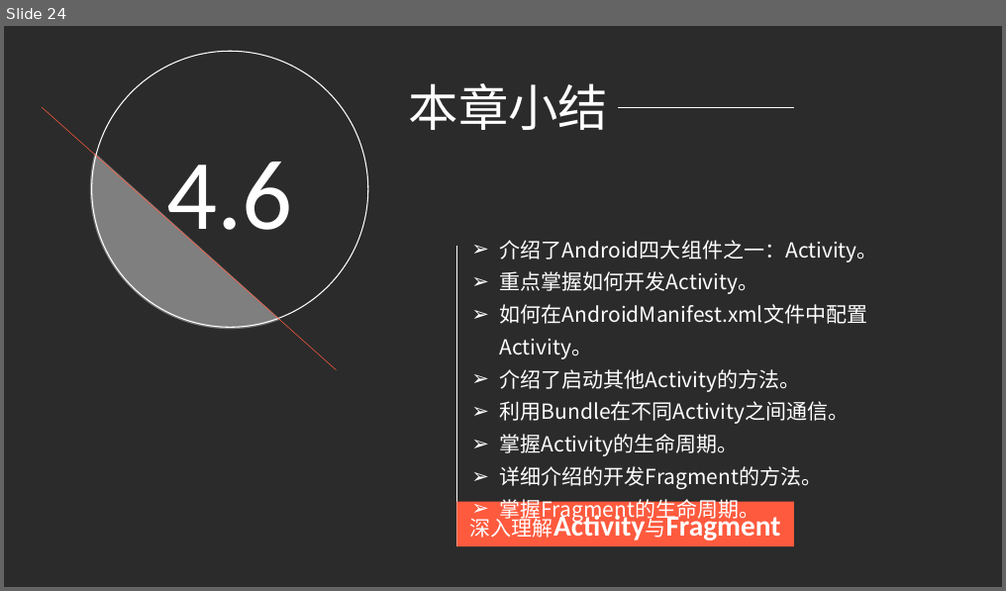
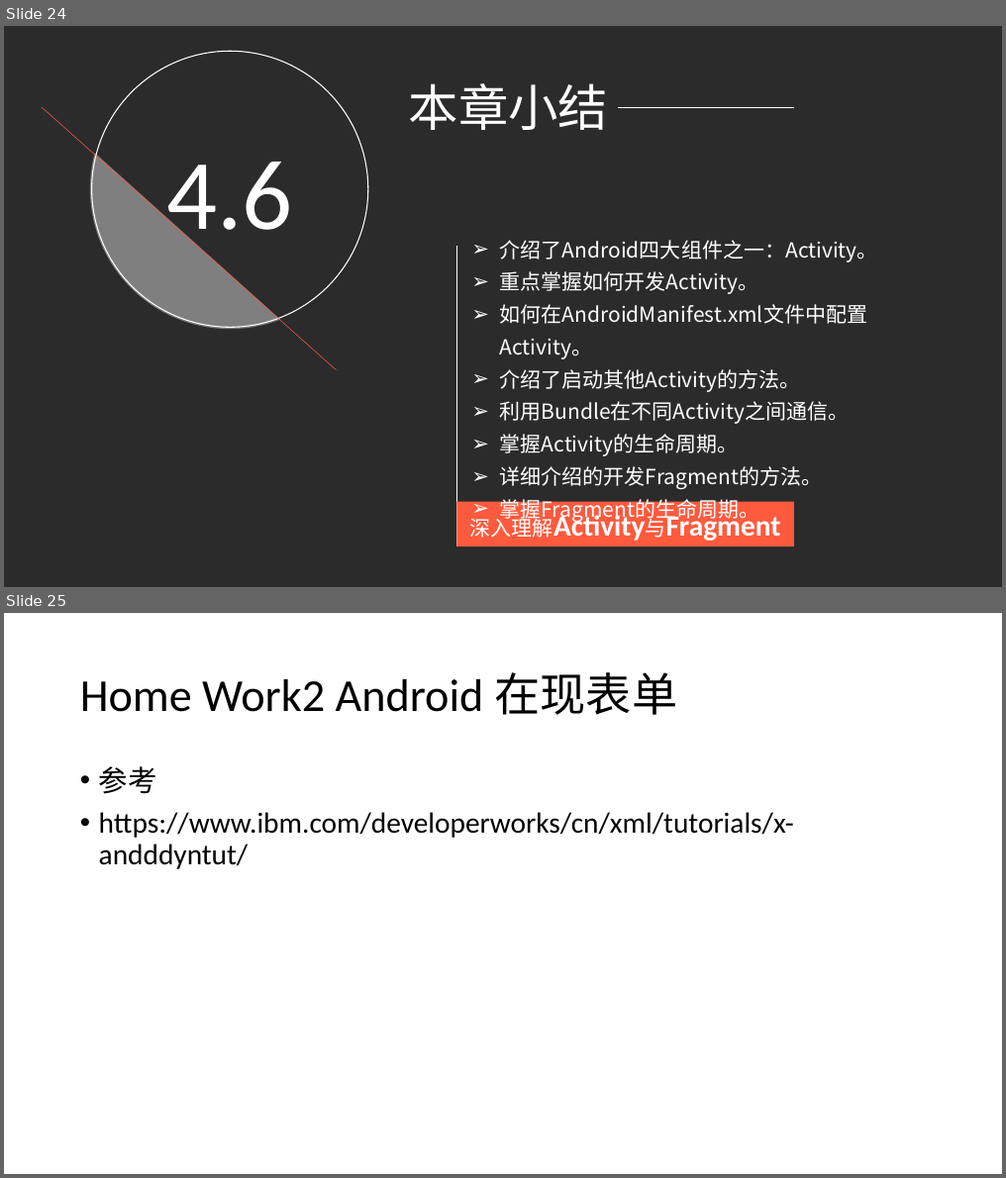
Before and after one commit to djuanbei/18Android1, a slide deck: ppt/ch4.pptx. Shown one above the other, each under a label of ours: slide 24 before the commit, slides 24 and 25 after it. The pictures are 1006x591 and 1006x1178 pixels, drawn with LibreOffice and Linux fonts; fonts in the diff are those of the drawing; background and template pictures are left out; a plain dark background stands for a picture behind light text. Boxes give left, top, right and bottom in pixels: in the first picture for what was removed or moved away, otherwise in the second. Text is boxed around its words. In the diff, an @@ line names an element or a change of style, - is before the commit and + after.

Commit message:
home work2

```diff
--- a/ppt/ch4.pptx
+++ b/ppt/ch4.pptx
@@ slide 25 added at <box>4,613,1002,1174</box>, background #FFFFFF @@
@@ title added at <box>80,672,678,715</box>, 44 pt, text #000000 @@
+Home Work2 Android 在现表单
@@ text added at <box>99,766,794,869</box>, 28 pt, text #000000 @@
+• 参考
+• https://www.ibm.com/developerworks/cn/xml/tutorials/x-andddyntut/
```
